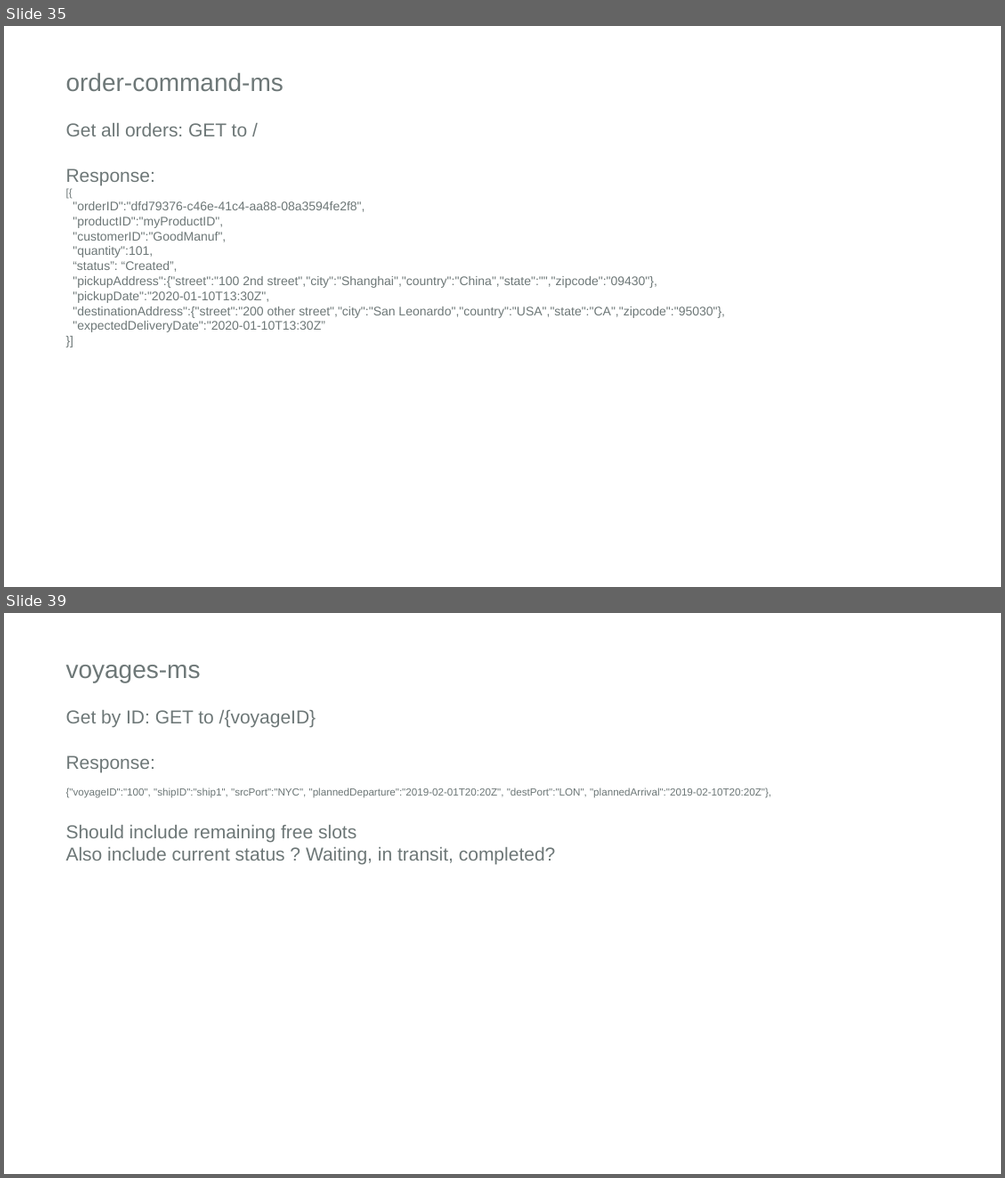
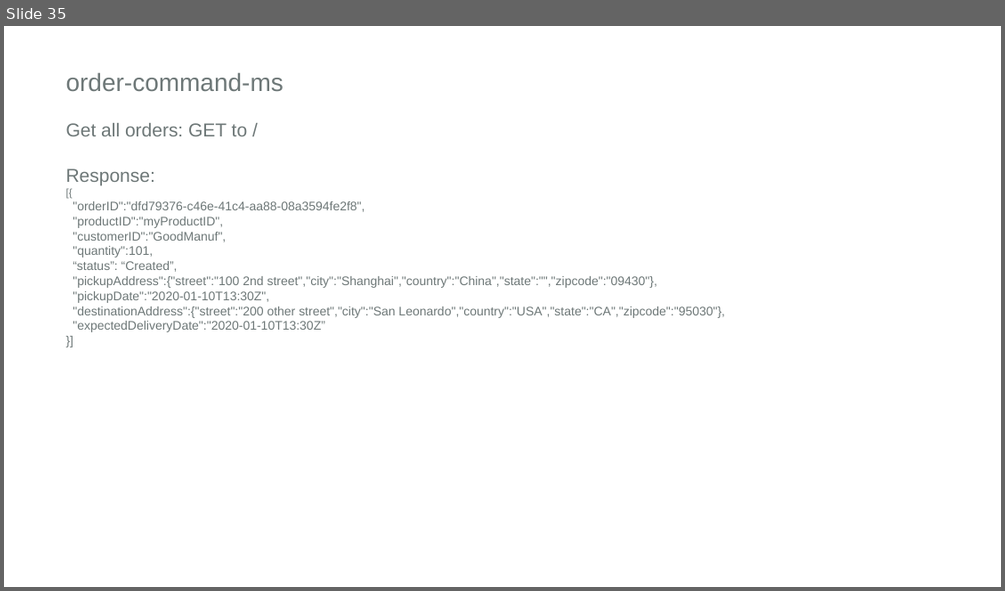
Before and after one commit to matthewpwilson/refarch-kc-order-ms, a slide deck: kc-order-diagrams.pptx. Shown one above the other, each under a label of ours: slides 35 and 39 before the commit, slide 35 after it; the slides between them are not shown. The pictures are 1005x1178 and 1005x591 pixels, drawn with LibreOffice and Linux fonts; fonts in the diff are those of the drawing; background and template pictures are left out. Boxes give left, top, right and bottom in pixels: in the first picture for what was removed or moved away, otherwise in the second. Text is boxed around its words. In the diff, an @@ line names an element or a change of style, - is before the commit and + after.

```diff
--- a/kc-order-diagrams.pptx
+++ b/kc-order-diagrams.pptx
@@ slide 39 removed at (4,613,1001,1174), background #FFFFFF @@
@@ text removed at (66,665,771,865) @@
-voyages-ms
-Get by ID: GET to /{voyageID}
-Response:
-{"voyageID":"100", "shipID":"ship1", "srcPort":"NYC", "plannedDeparture":"2019-02-01T20:20Z", "destPort":"LON", "plannedArrival":"2019-02-10T20:20Z"},
-Should include remaining free slots
-Also include current status ? Waiting, in transit, completed?
```
Also in this commit, not shown: 3 slides changed, 3 slides added, 11 other slides removed, 6 other files.
